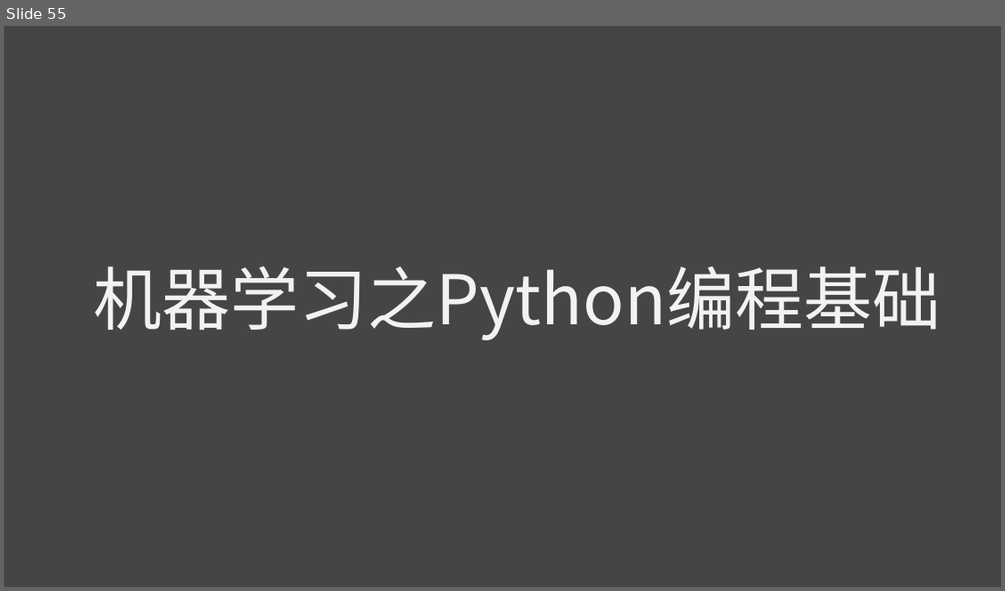
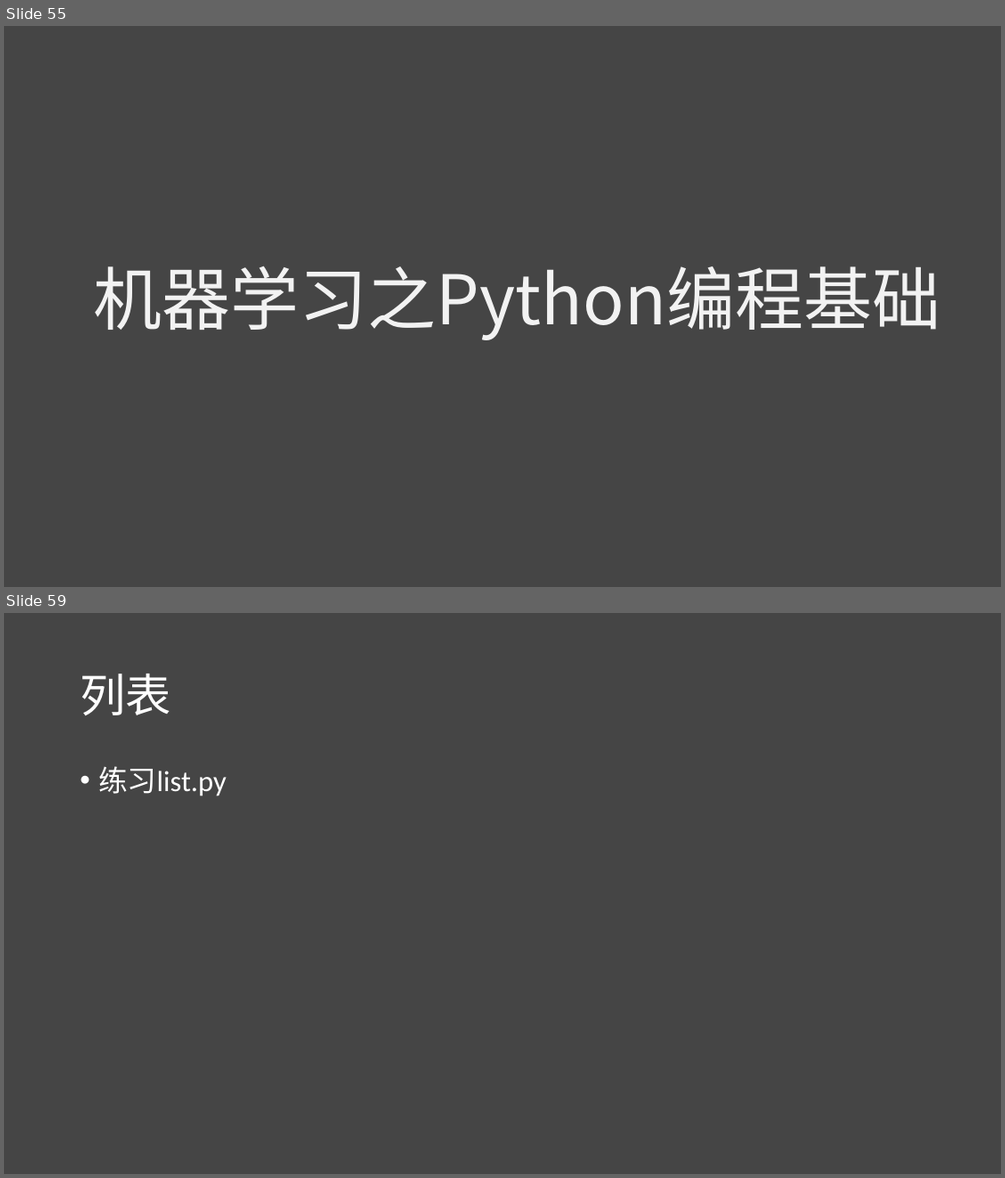
Before and after one commit to lichao312214129/lc_rsfmri_tools_python, a slide deck: The_first_ml_training/第一届机器学习实战班.pptx. Shown one above the other, each under a label of ours: slide 55 before the commit, slides 55 and 59 after it; the slides between them are not shown. The pictures are 1005x591 and 1005x1178 pixels, drawn with LibreOffice and Linux fonts; fonts in the diff are those of the drawing. Boxes give left, top, right and bottom in pixels: in the first picture for what was removed or moved away, otherwise in the second. Text is boxed around its words. In the diff, an @@ line names an element or a change of style, - is before the commit and + after.

```diff
--- a/The_first_ml_training/第一届机器学习实战班.pptx
+++ b/The_first_ml_training/第一届机器学习实战班.pptx
@@ slide 59 added at box(4, 613, 1001, 1174), background #454545 @@
@@ title added at box(80, 674, 171, 715), 44 pt, text #FFFFFF @@
+列表
@@ text added at box(98, 766, 226, 796), 28 pt, text #FFFFFF @@
+• 练习list.py
```
Also in this commit, not shown: 6 other slides added, 3 slides removed, 6 other files.
